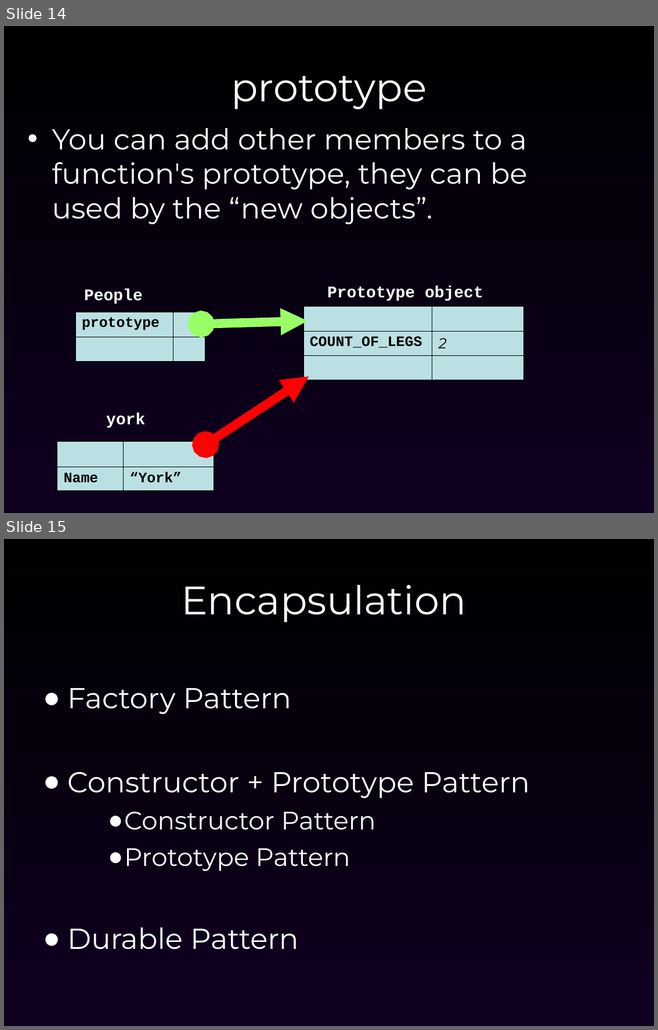
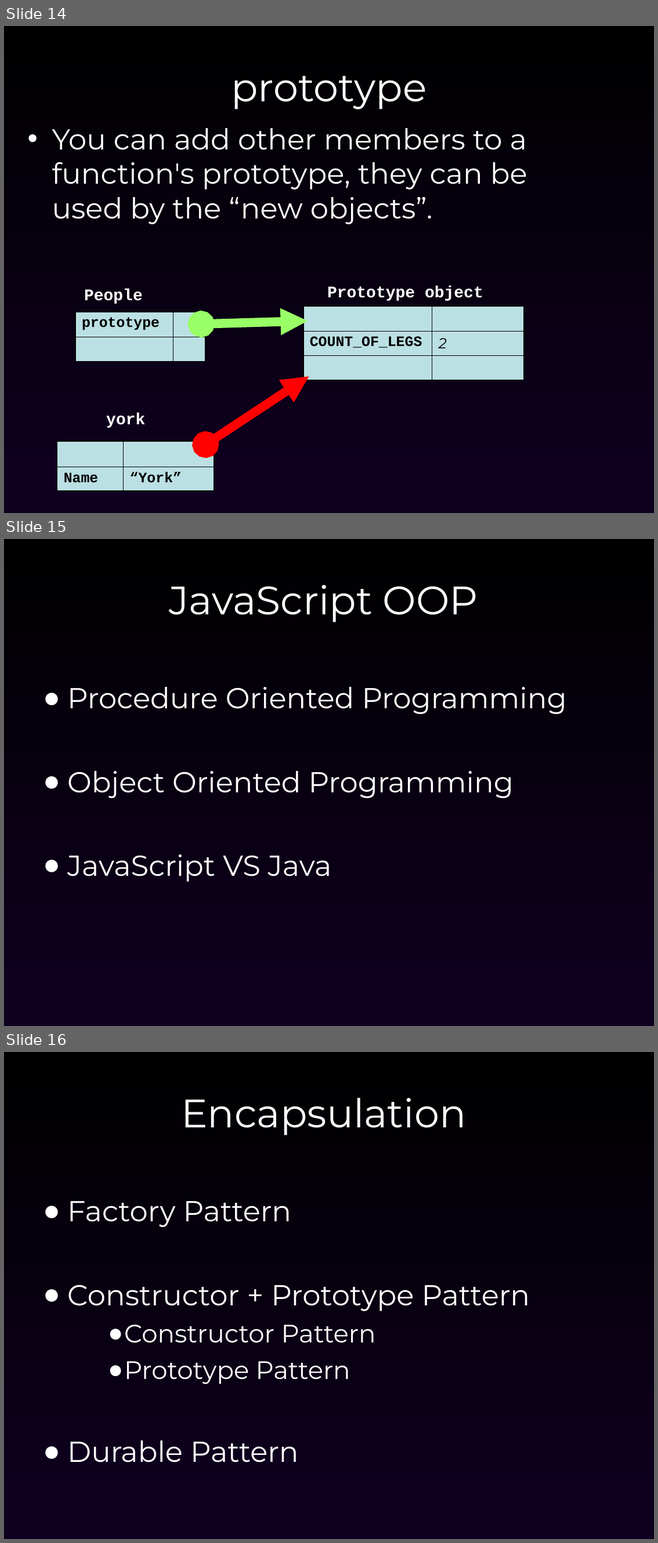
Before and after one commit to chunchill/WEB-Training, a slide deck: 03.JavaScript/Advanced JavaScript/Advanced Javascript 2016-06-04.ppt. Shown one above the other, each under a label of ours: slides 14 and 15 before the commit, slides 14, 15 and 16 after it. The pictures are 658x1030 and 658x1543 pixels, drawn with LibreOffice and Linux fonts; fonts in the diff are those of the drawing. Boxes give left, top, right and bottom in pixels: in the first picture for what was removed or moved away, otherwise in the second. Text is boxed around its words. In the diff, an @@ line names an element or a change of style, - is before the commit and + after.

```diff
--- a/03.JavaScript/Advanced JavaScript/Advanced Javascript 2016-06-04.ppt
+++ b/03.JavaScript/Advanced JavaScript/Advanced Javascript 2016-06-04.ppt
@@ slide 15 added at (x1=4, y1=539, x2=654, y2=1026), background gradient #000000 to #0F0020 @@
@@ title added at (x1=169, y1=585, x2=478, y2=623), 44 pt, text #FFFFFF @@
+JavaScript OOP
@@ text added at (x1=67, y1=687, x2=567, y2=882), 32 pt, text #FFFFFF @@
+● Procedure Oriented Programming
+● Object Oriented Programming
+● JavaScript VS Java
@@ what was slide 15 is now slide 16 @@
```
Also in this commit, not shown: 5 other files.
